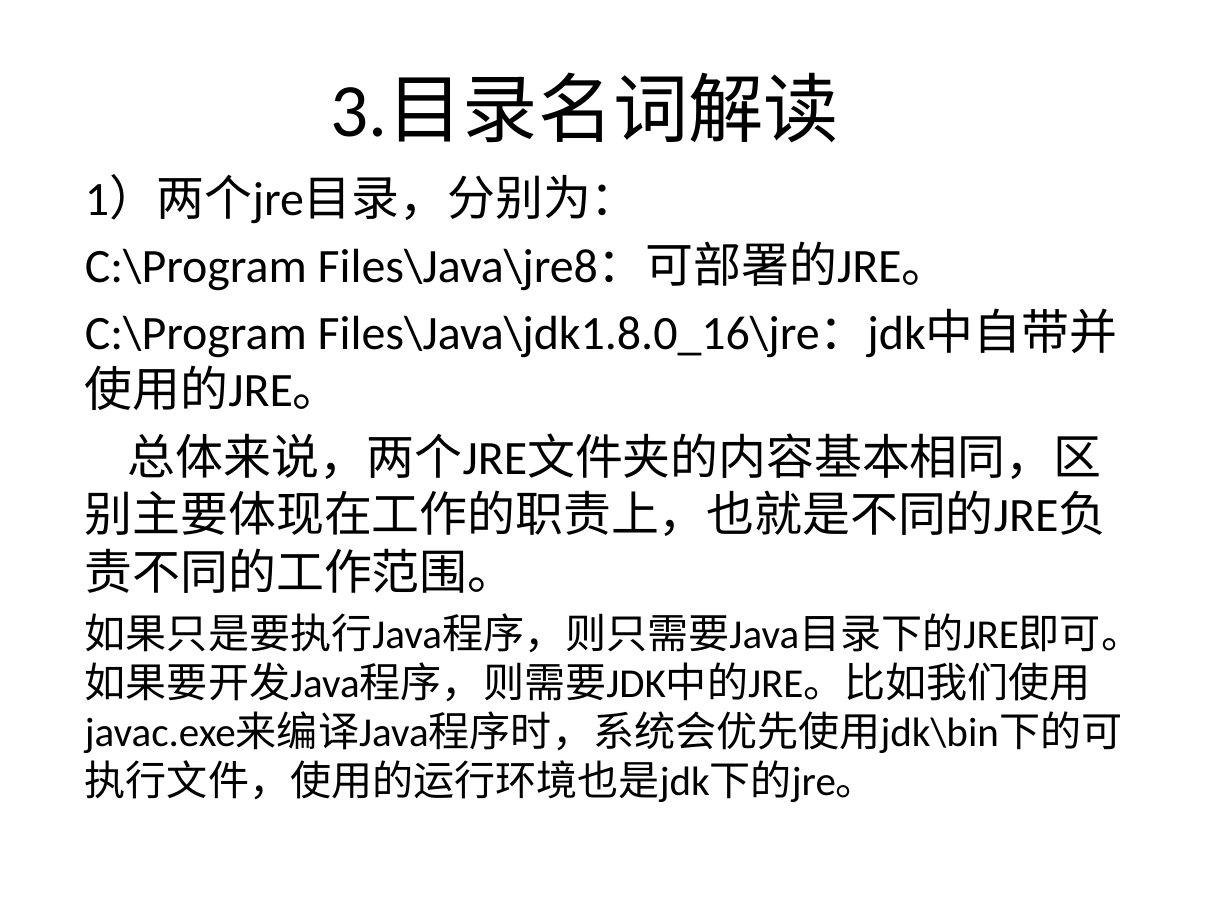
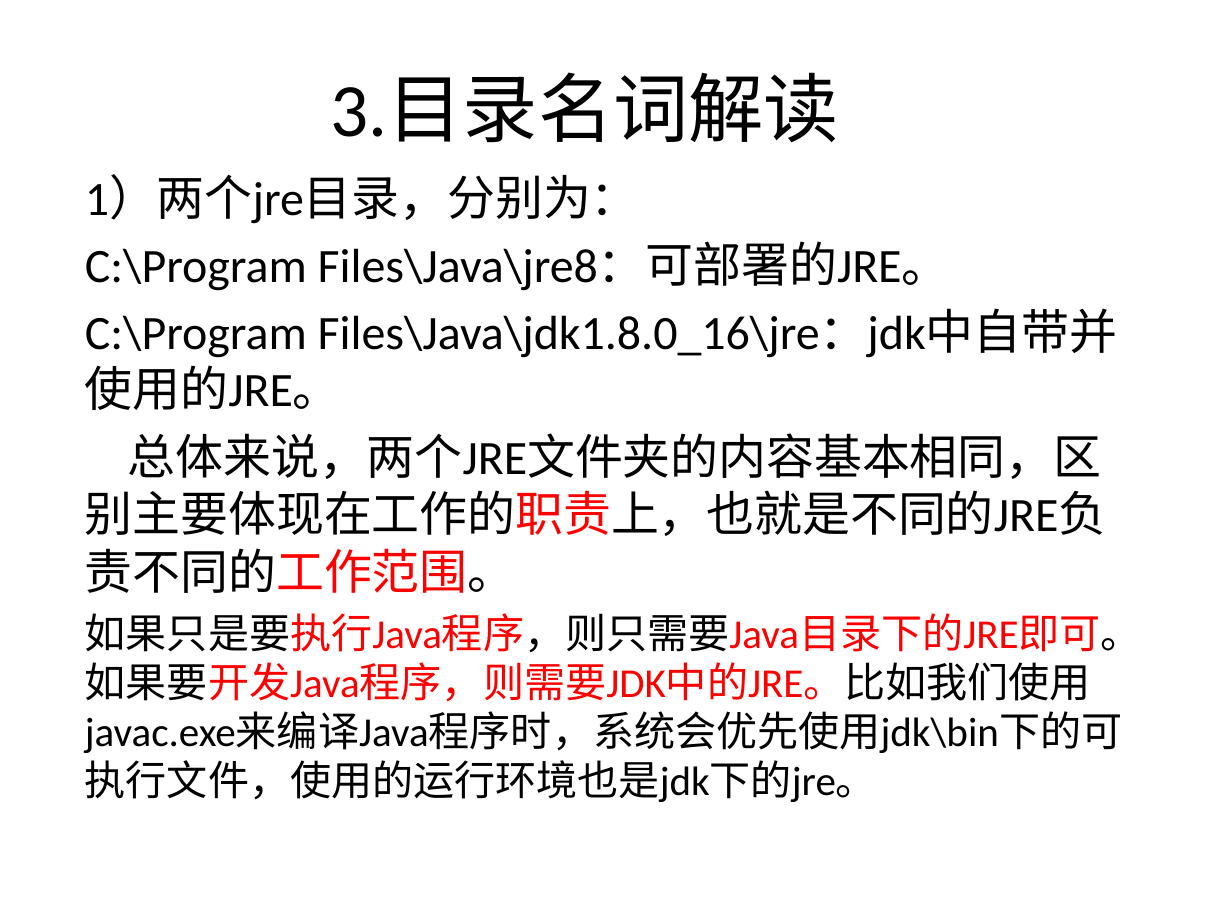
Before and after one commit to yuqingmao2019/MyWorkSpace, a slide deck: slide 21 of javaPPT/Java 2实用教程第5版_第1章_Java入门.pptx. Drawn at 1232x924 pixels with LibreOffice and Linux fonts; fonts in the diff are those of the drawing; background and template pictures are left out. Boxes give left, top, right and bottom in pixels: in the first picture for what was removed or moved away, otherwise in the second. Text is boxed around its words. In the diff, an @@ line names an element or a change of style, - is before the commit and + after.

```diff
--- a/javaPPT/Java 2实用教程第5版_第1章_Java入门.pptx
+++ b/javaPPT/Java 2实用教程第5版_第1章_Java入门.pptx
@@ text at (x1=85, y1=433, x2=1142, y2=802): text colour #000000 to #FF0000 in "总体来说，两个JRE文件夹的内容基本相同，区别主要体现在工作的职责上，也就是不同的JRE负责不同的工作范围。", "如果只是要执行Java程序，则只需要Java目录下的JRE即可。如果要开发Java程序，则需要JDK中的JRE。比如我们 ..." @@
```
Also in this commit, not shown: 2 other slides changed, 1 slide added, 2 slides removed, 2 other files.
